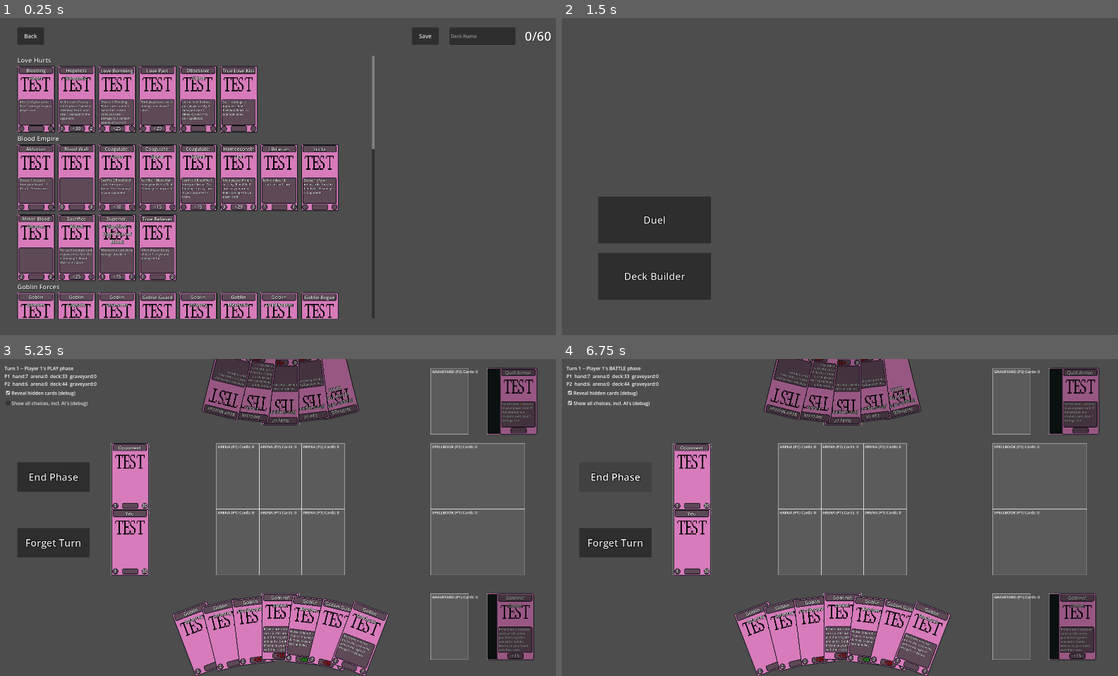
Above: before the commit, frames 1-4 (two rows, left to right).
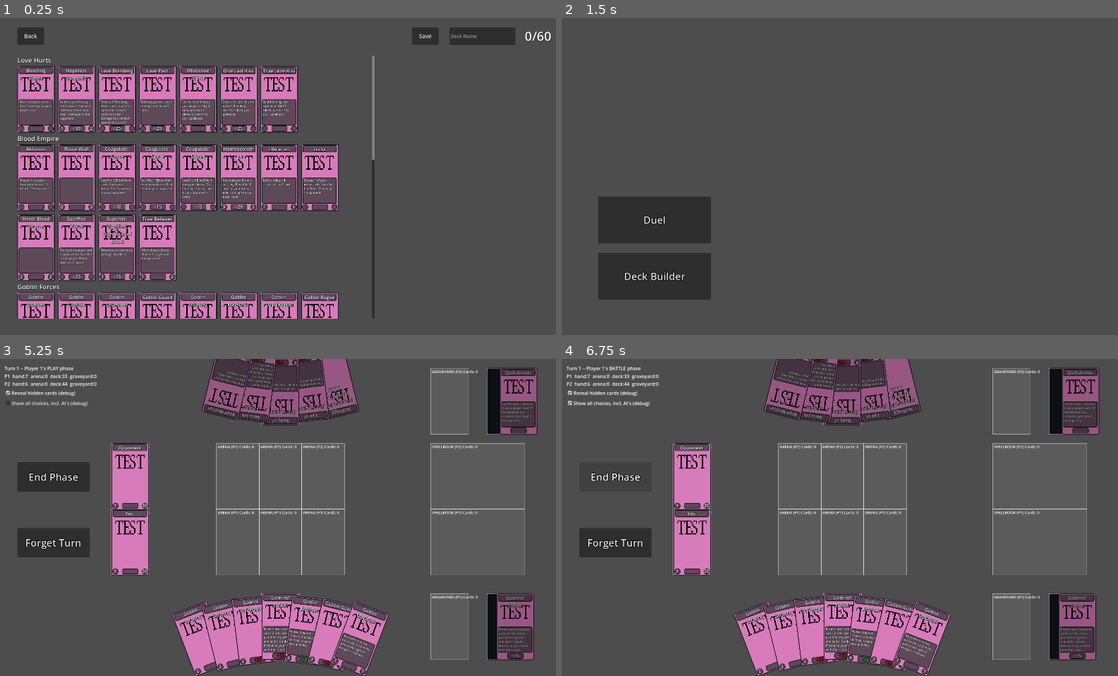
Above: after the commit, the same moments.

Repository: KT0mi/KT0mi_Card_Game_Godot
Game: Godot game, scene res://Scenes/DeckBuilder.tscn
Two runs of this game, one before a commit and one after it. Both use one fixed random seed, a clock stepped at 60 frames per second and the inputs below. This scene is started directly instead of the project's main scene.
Inputs (mouse positions are in pixels of both pictures, inside the frame that each line leads up to):
- Up to frame 1 (0.25 s): no input
- Up to frame 2 (1.5 s): click (1045, 37) at 0.52 s; type "Alex" at 0.6 s; click "Back" at 1.25 s
- Up to frame 3 (5.25 s): click "Duel" at 2 s; click "Confirm choice" at 2.75 s; click "End Phase" at 3.5 s; click "Forget Turn" at 4.25 s; click "Reveal hidden cards (debug)" at 5 s
- Up to frame 4 (6.75 s): click "Show all choices, incl. AI's …" at 5.75 s; click "End Phase" at 6.5 s

The runs differ from the first frame. In frame 1, 1.0% of the frame differs, in the area x 39-68%, y 15-45%; in frame 2, nothing differs; in frame 3, less than 0.1%; in frame 4, less than 0.1%.

Commit message:
Added ChoiceContext data structure; Added new CardChoiceRequest script for structuring new requests and new ChoiceManager methods; Removed ´tag´ from ChoiceRequest data structure.

Diff:
--- a/Cards/BloodEmpire/ablution.gd
+++ b/Cards/BloodEmpire/ablution.gd
@@ -11,7 +11,7 @@
 func resolve_effect(card: CardInstance, event: PlayCardEvent) -> void:
 	var targetA : Array = await ChoiceManager.request(
 		"Choose 1 creature from your board",
-		Events.EFFECT_TAG,
+
 		card.owner.arena().duplicate(),
 		card.owner,
 		1,
--- a/Cards/BloodEmpire/coagulate_cross.gd
+++ b/Cards/BloodEmpire/coagulate_cross.gd
@@ -20,7 +20,7 @@
 
 	var response := await ChoiceManager.request(
 		"Choose 2 Blood Wall from your Arena to sacrifice.",
-		Events.EFFECT_TAG,
+
 		candidates,
 		card.owner,
 		2,
--- a/Cards/BloodEmpire/coagulate_spear.gd
+++ b/Cards/BloodEmpire/coagulate_spear.gd
@@ -20,7 +20,7 @@
 
 	var response := await ChoiceManager.request(
 		"Choose 1 Blood Wall from your Arena to sacrifice.",
-		Events.EFFECT_TAG,
+
 		candidates,
 		card.owner,
 		1,
@@ -36,7 +36,7 @@
 
 	var responseB := await ChoiceManager.request(
 		"Choose 1 card to deal 2 damage to.",
-		Events.EFFECT_TAG,
+
 		GameState.all_cards_in_target_areas(),
 		card.owner,
 		1,
--- a/Cards/BloodEmpire/coagulate_sword.gd
+++ b/Cards/BloodEmpire/coagulate_sword.gd
@@ -20,7 +20,7 @@
 
 	var response := await ChoiceManager.request(
 		"Choose 1 Blood Wall from your Arena to sacrifice.",
-		Events.EFFECT_TAG,
+
 		candidates,
 		card.owner,
 		1,
@@ -36,7 +36,7 @@
 
 	var responseB := await ChoiceManager.request(
 		"Choose 1 card to deal 2 damage to.",
-		Events.EFFECT_TAG,
+
 		GameState.opponent_of(card.owner).arena().duplicate(),
 		card.owner,
 		1,
--- a/Cards/BloodEmpire/lucta.gd
+++ b/Cards/BloodEmpire/lucta.gd
@@ -12,7 +12,7 @@
 	#TODO
 	var sA : Array = await ChoiceManager.request(
 		"Choose 1 of your arena cards",
-		Events.EFFECT_TAG,
+
 		card.owner.arena().duplicate(),
 		card.owner,
 	)
--- a/Cards/BloodEmpire/true_believer.gd
+++ b/Cards/BloodEmpire/true_believer.gd
@@ -14,7 +14,7 @@
 	func(card, event) -> void:
 		var result := await ChoiceManager.request(
 			"Choose a target and damage it for 1.",
-			Events.EFFECT_TAG,
+
 			GameState.all_cards_in_target_areas(),
 			card.owner,
 			1,
--- a/Cards/Critters/ambush_tactic.gd
+++ b/Cards/Critters/ambush_tactic.gd
@@ -11,7 +11,7 @@
 func resolve_effect(card: CardInstance, event: PlayCardEvent) -> void:
 	var tA : Array = await ChoiceManager.request(
 		"Choose any 1 damageable card:",
-		Events.EFFECT_TAG,
+
 		GameState.all_cards_in_target_areas(),
 		card.owner
 	)
@@ -22,7 +22,7 @@
 
 	var aA : Array = await ChoiceManager.request(
 		"Choose any 1 card from your arena:",
-		Events.EFFECT_TAG,
+
 		card.owner.arena().duplicate(),
 		card.owner
 	)
--- a/Cards/Critters/feeding.gd
+++ b/Cards/Critters/feeding.gd
@@ -11,7 +11,7 @@
 func resolve_effect(card: CardInstance, event: PlayCardEvent) -> void:
 	var tA : Array = await ChoiceManager.request(
 		"Choose any 1 creature card in the arena:",
-		Events.EFFECT_TAG,
+
 		GameState.all_cards_in_arena().duplicate(),
 		card.owner
 	)
--- a/Cards/Love Hurts/love_bombing.gd
+++ b/Cards/Love Hurts/love_bombing.gd
@@ -20,7 +20,7 @@
 
 	var sacrifices : Array = await ChoiceManager.request(
 		"Choose 'Bleeding Hearts' cards:",
-		Events.EFFECT_TAG,
+
 		candidates,
 		card.owner,
 		0,5
--- a/Cards/Love Hurts/one_last_kiss.gd
+++ b/Cards/Love Hurts/one_last_kiss.gd
@@ -4,12 +4,31 @@
 	id = &"one_last_kiss"
 	card_name = "One Last Kiss"
 	card_text = "Discard 1 card: Return up to 5 'Bleeding Heart' cards to your SpellBook."
-	gate = CardGate.None()
+	gate = CardGate.BasicGate(25)
 	cast_type = CastType.INSTANT
+	sets = ["love_hurts"]
 
 
 func resolve_effect(card: CardInstance, _event: PlayCardEvent) -> void:
 	var candidates : Array[CardInstance] = card.owner.hand.duplicate()
+	candidates.erase(card)
 	if candidates.is_empty() or candidates == null:
 		print("one_last_kiss: Effect Failed. Reason: No cards in hand")
 		return
+
+	var discard : Array = await ChoiceManager.request(
+		"Choose 1 card to discard:",
+
+		candidates,
+		card.owner
+	)
+
+	if discard.is_empty(): return
+	ZoneManager.move_to(discard[0], Zone.Type.GRAVEYARD, ZoneChangeEvent.Reason.DISCARD)
+
+	var i := 0
+	for c in card.owner.graveyard:
+		if i >= 5: return
+		if c.get_id() == CardKeywords.BLEEDING_HEART:
+			ZoneManager.move_to(c, Zone.Type.SPELLBOOK, ZoneChangeEvent.Reason.RETURN)
+			i += 1
--- a/Cards/Test/TestQuarentine/Gods' Judgement (S-H-C)/bite_of_the_keres.gd
+++ b/Cards/Test/TestQuarentine/Gods' Judgement (S-H-C)/bite_of_the_keres.gd
@@ -20,7 +20,7 @@
 
 	var tA := await ChoiceManager.request(
 		"Choose 1 damaged card from the arena:",
-		Events.EFFECT_TAG,
+
 		candidates,
 		card.owner
 	)
--- a/Cards/Test/TestQuarentine/Gods' Judgement (S-H-C)/curse_of_artemis.gd
+++ b/Cards/Test/TestQuarentine/Gods' Judgement (S-H-C)/curse_of_artemis.gd
@@ -17,7 +17,6 @@
 
 	var tA := await ChoiceManager.request(
 		"Choose 1 card from the arena:",
-		Events.EFFECT_TAG,
 		candidates,
 		card.owner
 	)
--- a/Cards/Test/TestQuarentine/Gods' Judgement (S-H-C)/ostracize.gd
+++ b/Cards/Test/TestQuarentine/Gods' Judgement (S-H-C)/ostracize.gd
@@ -17,7 +17,7 @@
 
 	var tA := await ChoiceManager.request(
 		"Choose 1 card from the arena:",
-		Events.EFFECT_TAG,
+
 		candidates,
 		card.owner
 	)
--- /dev/null
+++ b/Scripts/ChoiceSystemScripts/ChoiceContext.gd
@@ -0,0 +1,85 @@
+class_name ChoiceContext extends RefCounted
+
+##What system or trigger requested this choice
+enum Origin{UNKNOWN, CARD_EFFECT, BATTLE, MULLIGAN, STATE_ACTION}
+
+##Semantics of the choice.
+##(Mainly used for systems outside game logic - AI, UI, etc.)
+##Organized logically and not due to any meta-rationality
+##E.G. a +1/-2 card might be good on occasion but it will be categorically a debuff due to
+##The negative literal value that it carries.
+enum Intent{
+	NONE,
+
+	#Targetting
+	DAMAGE, KILL, BUFF, DEBUFF, SACRIFICE, DISCARD, RETURN_TO_HAND, ATTACK_TARGET,
+
+	#Game State Choices
+	BATTLE, MULLIGAN
+}
+
+var origin: Origin = Origin.UNKNOWN
+var intent: Intent = Intent.NONE
+
+
+## The card relevant to the choice.
+##
+## This does NOT mean that the card itself necessarily created the request.
+##
+## Examples:
+## - Spell choosing a damage target -> the spell
+## - Creature choosing a battle target -> the attacker
+## - Mulligan -> null
+var source_card: CardInstance = null
+
+## The player responsible for the action that caused the choice.
+##
+## Often this is the same as ChoiceRequest.requesting_player,
+## but not necessarily.
+##
+## Example:
+## "Opponent chooses one of your creatures to destroy."
+## The acting/source player and the choosing player could differ.
+var source_player: Player = null
+
+## Optional semantic value for AI/evaluation.
+##
+## Examples:
+## Damage 3 -> amount = 3
+## Heal 2 -> amount = 2
+##
+## Leave at 0 when irrelevant.
+var amount: int = 0
+
+func _init(
+	p_origin: Origin = Origin.UNKNOWN,
+	p_intent: Intent = Intent.NONE,
+	p_source_card: CardInstance = null,
+	p_source_player: Player = null,
+	p_amount: int = 0
+) -> void:
+	origin = p_origin
+	intent = p_intent
+	source_card = p_source_card
+	source_player = p_source_player
+	amount = p_amount
+
+# --- Common-Case Uses (Constructors) ----------
+
+static func BATTLE(player: Player) -> ChoiceContext:
+	var context := ChoiceContext.new()
+
+	context.origin = Origin.BATTLE
+	context.intent = Intent.BATTLE
+	context.source_player = player
+
+	return context
+
+static func MULLIGAN(player: Player) -> ChoiceContext:
+	var context := ChoiceContext.new()
+
+	context.origin = Origin.MULLIGAN
+	context.intent = Intent.MULLIGAN
+	context.source_player = player
+
+	return context
--- a/Scripts/ChoiceSystemScripts/ChoiceManager.gd
+++ b/Scripts/ChoiceSystemScripts/ChoiceManager.gd
@@ -18,16 +18,119 @@
 var _pending: ChoiceRequest = null
 var _queue: Array[ChoiceRequest] = []
 
-func request(prompt: String, tag: StringName, options: Array, requesting_player: Player, min_count: int = 1, max_count: int = 1) -> Array:
+func request_card(
+	prompt: String,
+	options: Array[CardInstance],
+	requesting_player: Player,
+	context: ChoiceContext = null,
+) -> CardInstance:
+
+	if options.is_empty():
+		push_error(
+			"ChoiceManager.request_card(): "
+			+ "mandatory card choice has no legal options. "
+			+ "Prompt: '%s'" % prompt
+		)
+
+		return null
+
+	var cards: Array[CardInstance] = await request_cards(
+		prompt,
+		options,
+		requesting_player,
+		1,
+		1,
+		context,
+	)
+
+	# If request_cards() got this far, a valid response must contain
+	# exactly one CardInstance.
+	if cards.is_empty():
+		push_error(
+			"ChoiceManager.request_card(): "
+			+ "card request resolved without a card."
+		)
+
+		return null
+
+	return cards[0]
+
+func request_cards(
+	prompt: String,
+	options: Array[CardInstance],
+	requesting_player: Player,
+	min_count: int = 1,
+	max_count: int = 1,
+	context: ChoiceContext = null,
+) -> Array[CardInstance]:
+
+	var empty_result: Array[CardInstance] = []
+
+	if options.is_empty():
+		if min_count > 0:
+			push_error(
+				"ChoiceManager.request_cards(): "
+				+ "mandatory card choice has no legal options. "
+				+ "Prompt: '%s'" % prompt
+			)
+
+		return empty_result
+
+	if min_count < 0:
+		push_error("ChoiceManager.request_cards(): min_count cannot be negative.")
+		return empty_result
+
+	if max_count < min_count:
+		push_error(
+			"ChoiceManager.request_cards(): max_count cannot be smaller than min_count."
+		)
+		return empty_result
+
+	if min_count > options.size():
+		push_error(
+			"ChoiceManager.request_cards(): "
+			+ "not enough options to satisfy mandatory selection."
+		)
+		return empty_result
+
+	# max_count > options.size() doesn't make the choice impossible,
+	# but it is almost certainly a caller mistake.
+	if max_count > options.size():
+		max_count = options.size()
+
+	var request := CardChoiceRequest.new(
+		prompt,
+		options,
+		min_count,
+		max_count,
+		requesting_player,
+		context
+	)
+
+	var raw_selection: Array = await _queue_request(request)
+
+	# This is the boundary where the generic UI response becomes
+	# a guaranteed card array.
+	return request.to_card_array(raw_selection)
+
+func request(prompt: String, options: Array, requesting_player: Player, min_count: int = 1, max_count: int = 1, context : ChoiceContext = null) -> Array:
 	print("ChoiceManager: Choice requested to player %s, adding to queue and activating next request." % "1" if requesting_player == GameState.player_one else "2")
-	if options.is_empty():
+	if options.size() < min_count:
 		push_warning("ChoiceManager: 'options' array is empty, returning empty response")
 		return []
-	var req := ChoiceRequest.new(prompt, options, min_count, max_count, requesting_player, tag)
+	var req := ChoiceRequest.new(prompt, options, min_count, max_count, requesting_player, context)
 	_queue.append(req)
 	if _pending == null:
 		_activate_next()
 	return await req.resolved
+
+func _queue_request(request: ChoiceRequest) -> Array:
+	_queue.append(request)
+
+	if _pending == null:
+		_activate_next()
+
+	return await request.resolved
 
 func _activate_next() -> void:
 	if _queue.is_empty():
--- a/Scripts/ChoiceSystemScripts/ChoiceRequest.gd
+++ b/Scripts/ChoiceSystemScripts/ChoiceRequest.gd
@@ -9,15 +9,24 @@
 var min_count: int
 var max_count: int
 var requesting_player: Player
-var tag : StringName
+var context : ChoiceContext
 
-func _init(p: String, o: Array, min_c: int, max_c: int, rp: Player = null, t = &"") -> void:
+func _init(
+	p: String,
+	o: Array,
+	min_c: int,
+	max_c: int,
+	rp: Player = null,
+	c: ChoiceContext = null
+) -> void:
+
 	prompt = p
 	options = o
 	min_count = min_c
 	max_count = max_c
 	requesting_player = rp
-	tag = t
+
+	context = c if c != null else ChoiceContext.new()
 
 func is_valid(selected: Array) -> bool:
 	if selected.size() < min_count or selected.size() > max_count:
--- /dev/null
+++ b/Scripts/ChoiceSystemScripts/Requests/CardChoiceRequest.gd
@@ -0,0 +1,59 @@
+class_name CardChoiceRequest extends ChoiceRequest
+
+var card_options : Array[CardInstance] = []
+
+func _init(
+	prompt_text: String,
+	cards: Array[CardInstance],
+	min_c: int,
+	max_c: int,
+	player: Player,
+	choice_context: ChoiceContext = null,
+) -> void:
+
+	assert(min_c < 0, "CardChoiceRequest min_count cannot be negative.")
+	assert(max_c >= min_c, "CardChoiceRequest max_count cannot be smaller than min_count.")
+
+	card_options.append_array(cards)
+
+	#Generic Array that ChoiceRequest asks
+	var generic_options : Array = []
+	generic_options.append_array(cards)
+
+	super(
+		prompt_text,
+		generic_options,
+		min_c,
+		max_c,
+		player,
+		choice_context
+	)
+
+func is_valid(selected: Array) -> bool:
+	if selected.size() < min_count:
+		return false
+	if selected.size() > max_count:
+		return false
+	for item in selected:
+		if not item is CardInstance:
+			return false
+		var card :=item as CardInstance
+		if card == null:
+			return false
+		if card not in card_options:
+			return false
+	return true
+
+#Converting generic response coming from the choicemanager into a typed array:
+#Should ONLY be called after is_valid()
+func to_card_array(selected: Array) -> Array[CardInstance]:
+	var result : Array[CardInstance] = []
+
+	if not is_valid(selected):
+		push_error("CardChoiceRequest: to_card_array recieved invalid selection")
+		return result
+
+	for c in selected:
+		result.append(c as CardInstance)
+
+	return result
--- a/Scripts/EnemyAI/AIController.gd
+++ b/Scripts/EnemyAI/AIController.gd
@@ -84,12 +84,12 @@
 	ChoiceManager.submit(selected)
 
 func _choose(request: ChoiceRequest) -> Array:
-	match request.tag:
-		Events.BATTLE_TAG:
+	match request.context.intent:
+		ChoiceContext.Intent.BATTLE:
 			#take as many options as allowed
 			var selected: Array = request.options.slice(0, request.max_count)
 			return selected
-		Events.MULLIGAN_TAG:
+		ChoiceContext.Intent.MULLIGAN:
 			#Mulligan any card that you cannot play on the first turn
 			var selected : Array
 			for c : CardInstance in request.options:
--- a/Scripts/RulesEngine.gd
+++ b/Scripts/RulesEngine.gd
@@ -64,11 +64,11 @@
 
 		var m_cards : Array = await ChoiceManager.request(
 			"Choose any cards in your hand to mulligan",
-			Events.MULLIGAN_TAG,
 			candidates,
 			player,
 			0,
-			candidates.size()
+			candidates.size(),
+			ChoiceContext.MULLIGAN(player)
 		)
 
 		if m_cards.is_empty() or m_cards == null:
--- a/Scripts/TurnController.gd
+++ b/Scripts/TurnController.gd
@@ -110,11 +110,11 @@
 	#Prompt choice for player to choose atackers
 	var attackers: Array = await ChoiceManager.request(
 		"Choose attackers from arena cards",
-		Events.BATTLE_TAG,
 		candidates,
 		current_player,
 		0,
 		candidates.size(),
+		ChoiceContext.BATTLE(current_player)
 	)
 
 	#If no attackers after choice, return
Not shown, added: Scripts/ChoiceSystemScripts/ChoiceContext.gd.uid
Not shown, added: Scripts/ChoiceSystemScripts/Requests/CardChoiceRequest.gd.uid
